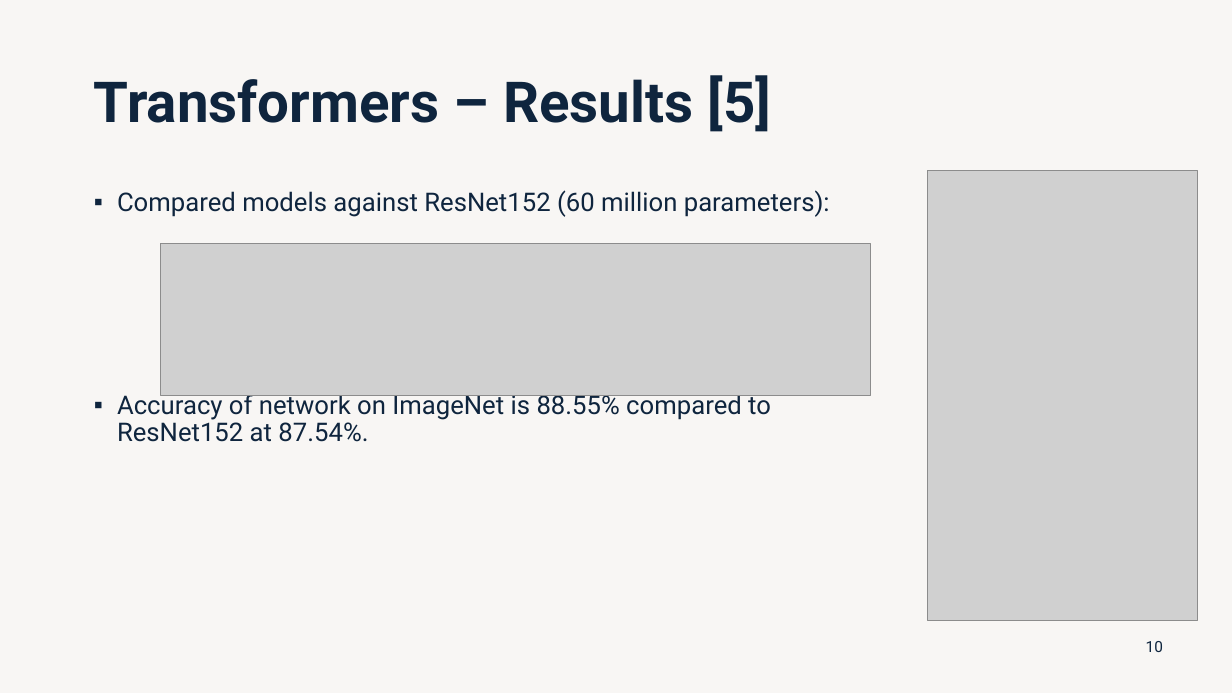
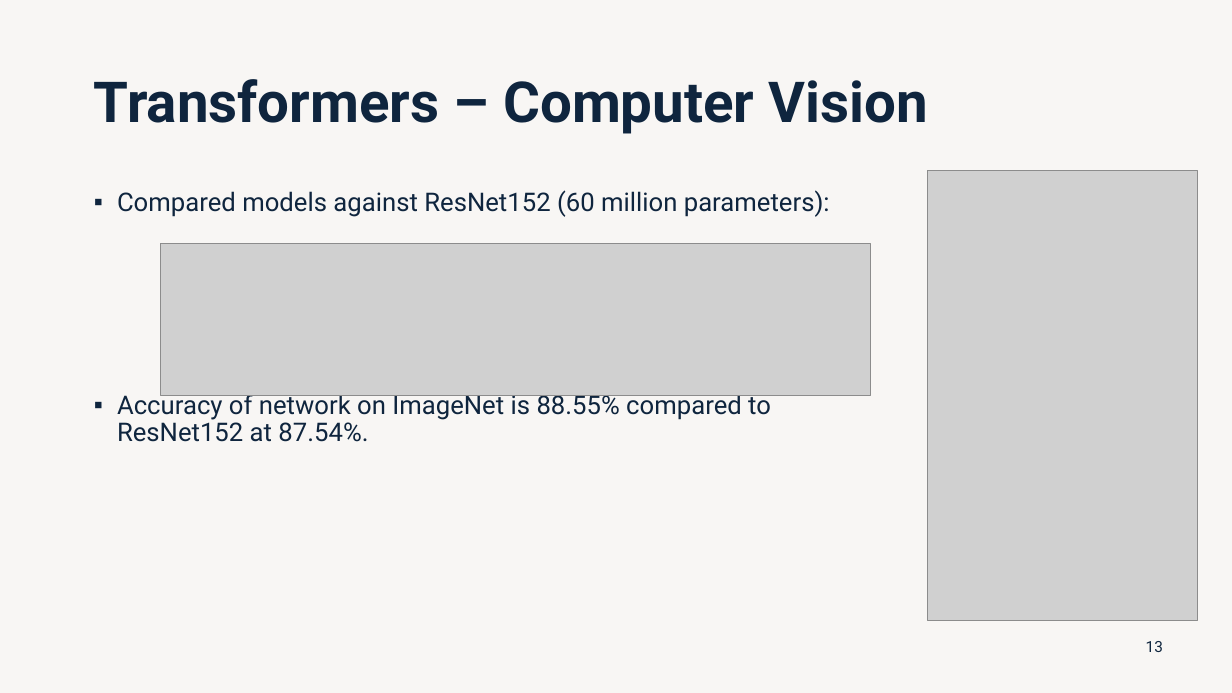
Before and after one commit to lobaton/Deep-Learning-with-Python, a slide deck: slide 13 of Slides/08 - Transformers.pptx (slide 10 before the commit). Drawn at 1232x693 pixels with LibreOffice and Linux fonts; fonts in the diff are those of the drawing; grey boxes stand for pictures. Boxes give left, top, right and bottom in pixels: in the first picture for what was removed or moved away, otherwise in the second. Text is boxed around its words. In the diff, an @@ line names an element or a change of style, - is before the commit and + after.

```diff
--- a/Slides/08 - Transformers.pptx
+++ b/Slides/08 - Transformers.pptx
@@ title at (94, 79, 927, 134): text changed @@
-Transformers – Results [5]
+Transformers – Computer Vision
@@ page number at (1146, 641, 1163, 652): text changed @@
-10
+13
```
Also in this commit, not shown: 5 other slides changed, 3 slides added, 6 other files.
